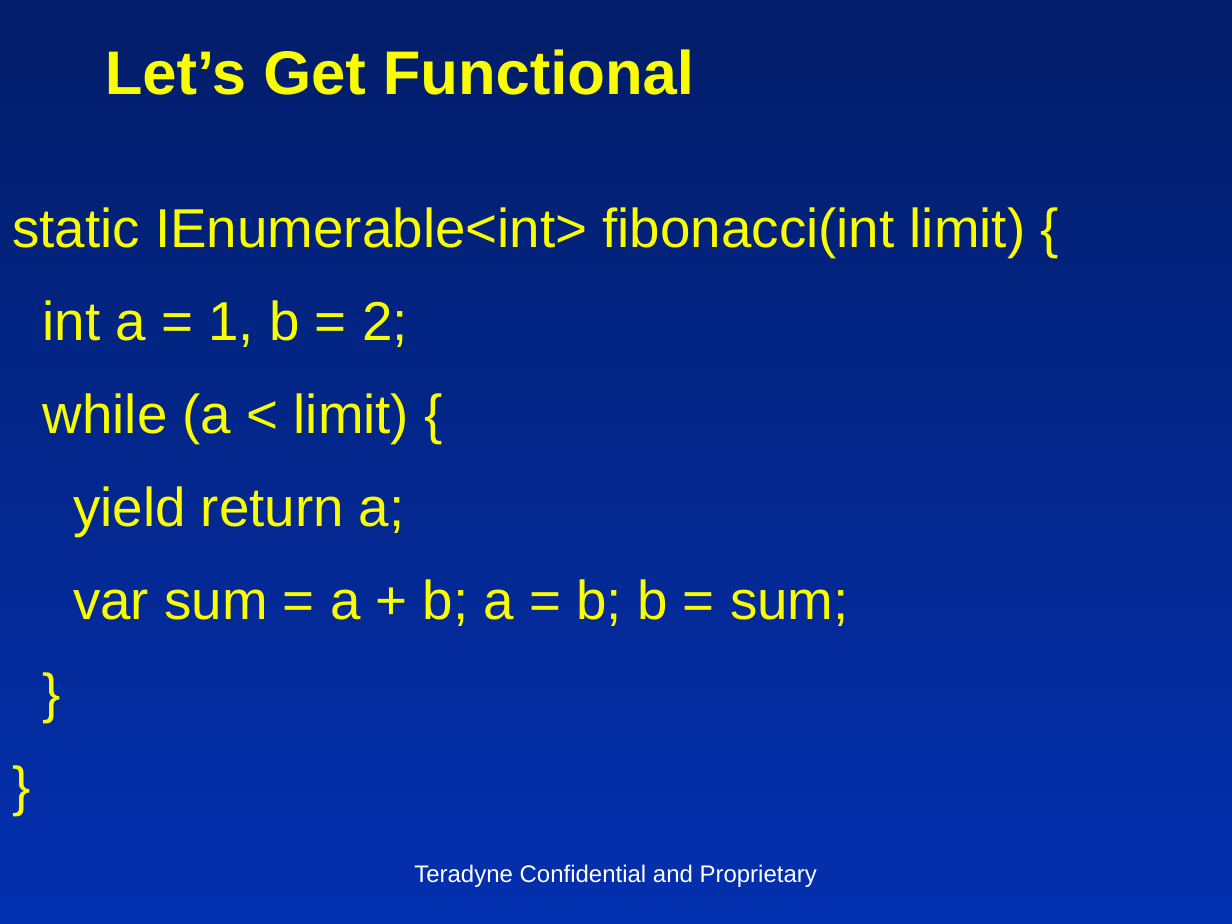
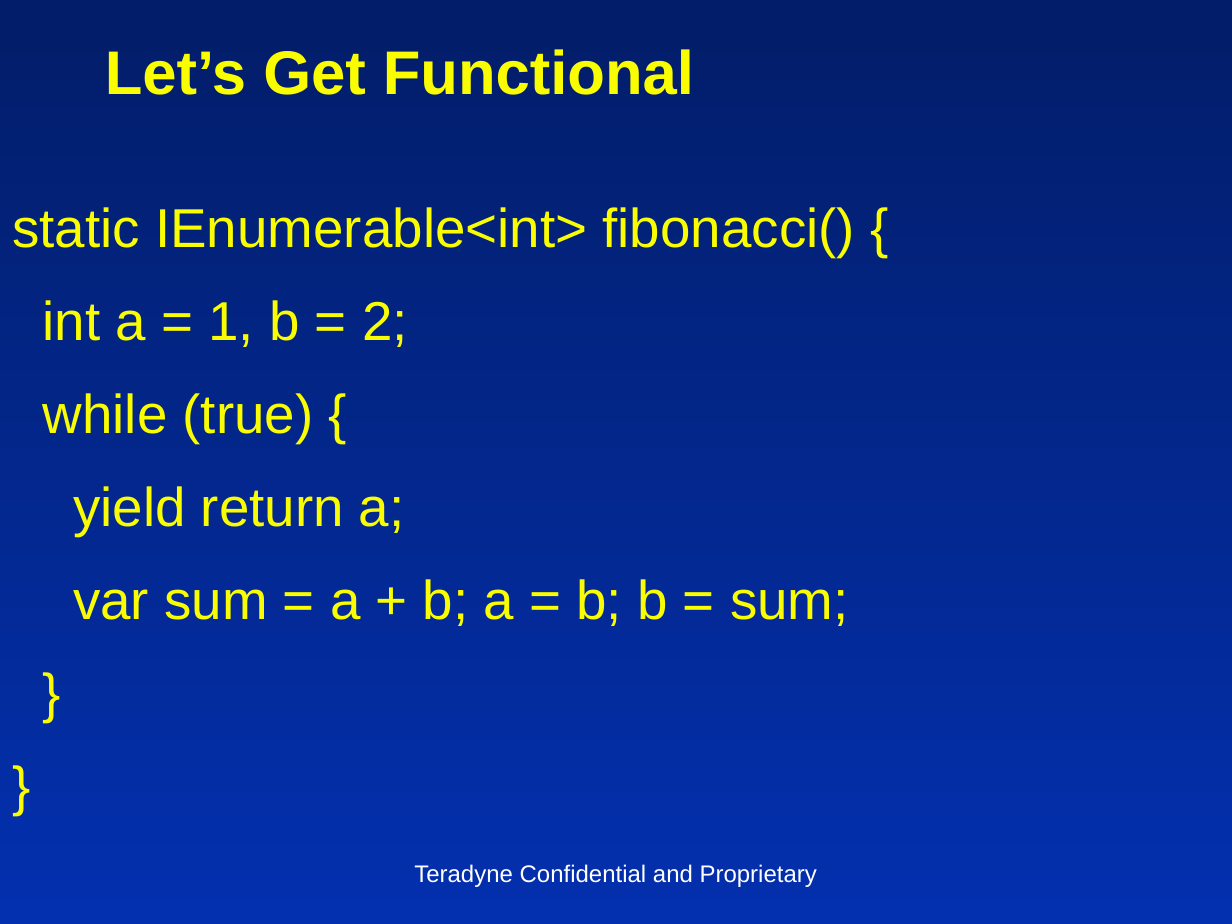
Before and after one commit to insideoutclub/Euler, a slide deck: slide 6 of FiveEasyPieces2.pptx. Drawn at 1232x924 pixels with LibreOffice and Linux fonts; fonts in the diff are those of the drawing. Boxes give left, top, right and bottom in pixels: in the first picture for what was removed or moved away, otherwise in the second. Text is boxed around its words. In the diff, an @@ line names an element or a change of style, - is before the commit and + after.

```diff
--- a/FiveEasyPieces2.pptx
+++ b/FiveEasyPieces2.pptx
@@ text at bbox=[12, 207, 856, 257]: text changed @@
-static IEnumerable<int> fibonacci(int limit) {
+static IEnumerable<int> fibonacci() {
@@ text at bbox=[43, 393, 314, 443]: text changed @@
-while (a < limit) {
+while (true) {
```
Also in this commit, not shown: 2 other files.
